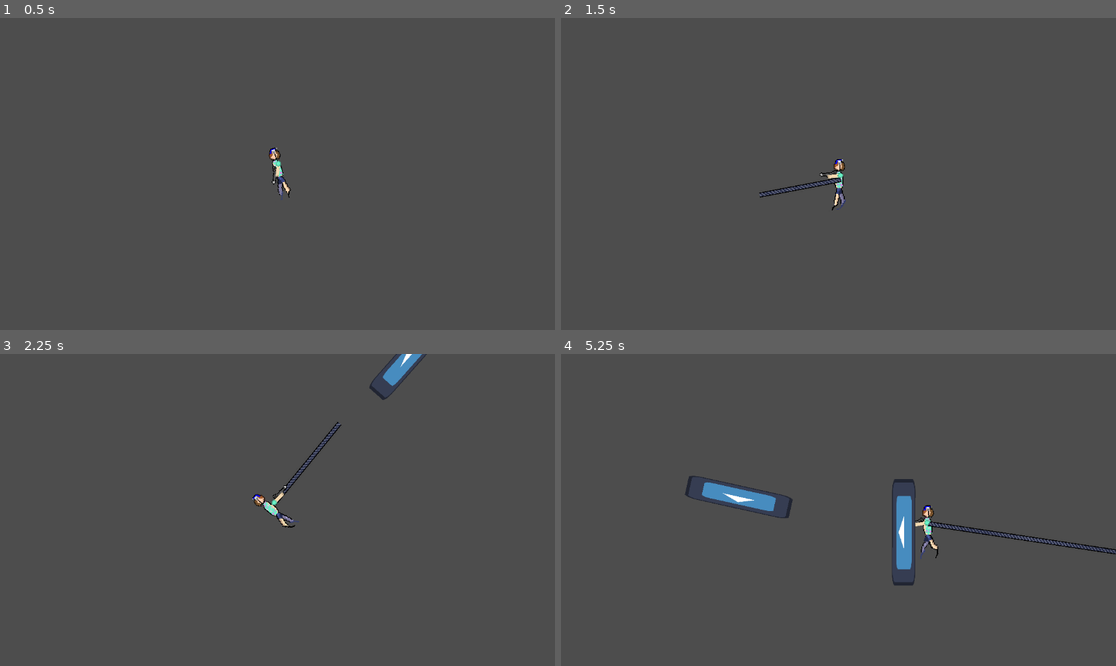
Above: before the commit, frames 1-4 (two rows, left to right).
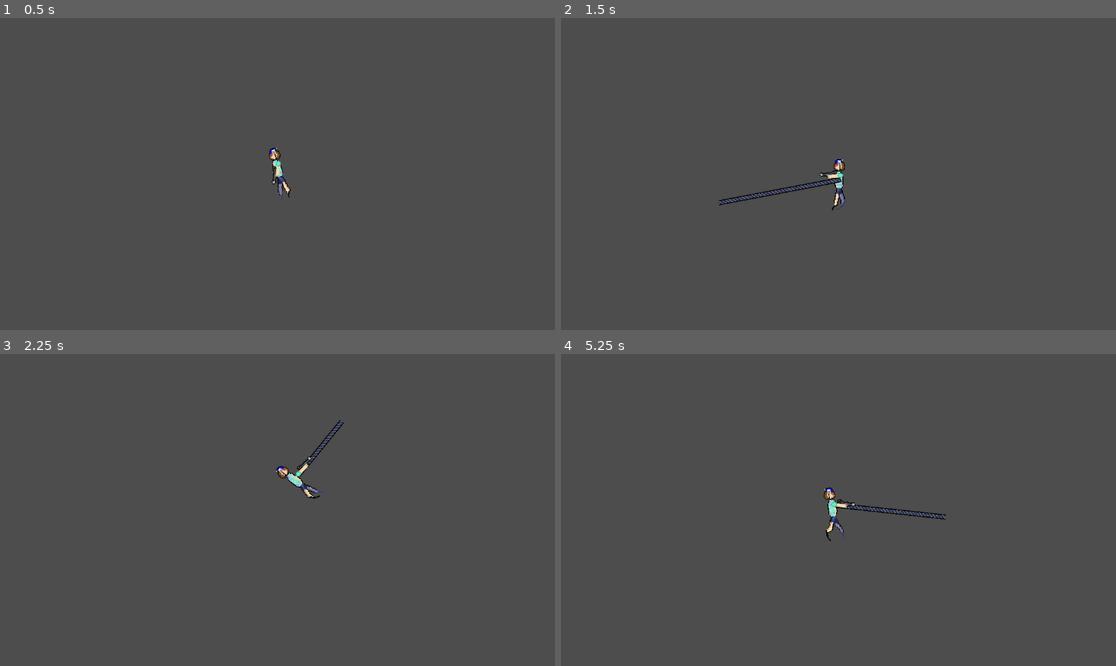
Above: after the commit, the same moments.

Repository: Zeonthestupid/ijustfellonthegame
Game: Godot game, scene res://character/player_scene.tscn
Two runs of this game, one before a commit and one after it. Both use one fixed random seed, a clock stepped at 60 frames per second and the inputs below. The engine's default icon, where the game draws it, is replaced by a stand-in: a white triangle on a blue panel in a dark square.
Inputs (mouse positions are in pixels of both pictures, inside the frame that each line leads up to):
- Up to frame 1 (0.5 s): no input
- Up to frame 2 (1.5 s): move the mouse to (960, 158) at 0.52 s; hold D (player_right) 0.53-1.28 s; hold R (hook) 0.53-1.28 s; move the mouse to (727, 189) at 1.27 s; hold S (player_down) from 1.28 s (still down); tap R (hook) at 1.35 s
- Up to frame 3 (2.25 s): move the mouse to (333, 441) at 2.02 s; release S (player_down) at 2.03 s; hold D (player_right) from 2.03 s (still down); hold R (hook) from 2.03 s (still down); click (333, 441) at 2.1 s
- Up to frame 4 (5.25 s): move the mouse to (810, 572) at 2.77 s; release D (player_right) at 2.78 s; release R (hook) at 2.78 s; hold W (player_up) 2.78-3.53 s; tap R (hook) at 2.85, 4.55 s; move the mouse to (1005, 556) at 3.52 s; hold R (hook) 3.53-4.28 s; hold A (player_left) 3.53-5.03 s; move the mouse to (672, 463) at 4.27 s; click (672, 463) at 4.35 s; move the mouse to (866, 510) at 5.02 s; hold S (player_down) from 5.03 s (still down); hold R (hook) from 5.03 s (still down)

Frame 1 is identical in both runs. In frame 2, 0.1% of the frame differs, in the area x 28-36%, y 55-61%; in frame 3, 1.2%; in frame 4, 2.9%, in the area x 22-100%, y 38-75%.

Commit message:
fixed hook and gun

Diff:
--- a/character/Maincharacterscript.gd
+++ b/character/Maincharacterscript.gd
@@ -54,4 +54,7 @@
 
 func _on_sprite_2d_hooked(hooked_position: Variant) -> void:
 	var tween = get_tree().create_tween()
-	tween.tween_property(self, "position", hooked_position, 0.4)
+	var dist = sqrt(pow(hooked_position.y - global_position.y, 2)+pow(hooked_position.x - global_position.x, 2))
+	dist = dist * 0.01
+	print(dist)
+	tween.tween_property(self, "position", hooked_position, 0.2*dist)
--- a/character/player_scene.tscn
+++ b/character/player_scene.tscn
@@ -10,7 +10,8 @@
 
 [node name="CharacterBody2D" parent="." unique_id=286528908 instance=ExtResource("1_oepk2")]
 position = Vector2(1, -1)
-collision_mask = 255
+collision_layer = 2
+collision_mask = 6
 max_speed = 800
 
 [node name="HarpoonGun" parent="CharacterBody2D" unique_id=1783020617 instance=ExtResource("2_58q2e")]
@@ -24,8 +25,8 @@
 
 [node name="StaticBody2D" type="StaticBody2D" parent="." unique_id=1450756317]
 position = Vector2(1, -12)
-collision_layer = 3
-collision_mask = 3
+collision_layer = 7
+collision_mask = 7
 
 [node name="CollisionShape2D" type="CollisionShape2D" parent="StaticBody2D" unique_id=705699294]
 position = Vector2(184, 214)
--- a/grappling hook/pivot.gd
+++ b/grappling hook/pivot.gd
@@ -1,6 +1,6 @@
 extends Node2D
 
-
+var time = 0.0
 func _input(event):
 	if event.is_action_pressed("hook"):
 		look_at(get_global_mouse_position())
--- a/grappling hook/sprite_2d.gd
+++ b/grappling hook/sprite_2d.gd
@@ -13,20 +13,39 @@
 
 func _input(event):
 	if event.is_action_pressed("hook"):
-		interpolate(await check_collision(),0.05)
+
+		interpolate(await check_collision(), 0.02)
+		var dist = cc2()
+		dist = dist * 0.01
 		await get_tree().create_timer(0.05).timeout
-		reverse_interpolate()
+		reverse_interpolate(0.2*dist)
 
-func reverse_interpolate():
-	interpolate(0,0.2)
 
+func reverse_interpolate(x):
+	interpolate(0, x)
+
+func cc2():
+	var collision_point
+	if ray_cast_2d.is_colliding():
+		collision_point = ray_cast_2d.get_collision_point()
+		distance = (global_position - collision_point).length()
+
+		hooked.emit(collision_point)
+
+
+	else:
+		distance = 150
+	return distance
 func check_collision():
 	await get_tree().create_timer(0.1).timeout
 	var collision_point
 	if ray_cast_2d.is_colliding():
 		collision_point = ray_cast_2d.get_collision_point()
 		distance = (global_position - collision_point).length()
+
 		hooked.emit(collision_point)
+
+
 	else:
 		distance = 150
 	return distance
--- a/harpoon_gun/harpoonbullet.gd
+++ b/harpoon_gun/harpoonbullet.gd
@@ -1,7 +1,7 @@
-extends Node2D
+extends RigidBody2D
 @export var speedstuff = 500000
-@export var accelerationfactor = 250
-var SPEED: int = 7000
+@export var accelerationfactor = 90
+var SPEED: int = 5000
 var acceleration = 0
 var time = 0
 # Called when the node enters the scene tree for the first time.
@@ -11,9 +11,9 @@
 
 
 # Called every frame. 'delta' is the elapsed time since the previous frame.
-func _process(delta: float) -> void:
+func _physics_process(delta: float) -> void:
 	time += delta
-	position += transform.x * max(SPEED + acceleration, 0) * delta
+	global_position += transform.x * max(SPEED + acceleration, 0) * delta
 	if acceleration >= -25000:
 		acceleration -= accelerationfactor
 	if time > 10:
--- a/harpoon_gun/harpoonbullet.tscn
+++ b/harpoon_gun/harpoonbullet.tscn
@@ -1,30 +1,13 @@
 [gd_scene format=3 uid="uid://b7c08oe3jc8sg"]
 
-[ext_resource type="Script" uid="uid://du5l4edle3u43" path="res://harpoon_gun/harpoonbullet.gd" id="1_8ush6"]
-[ext_resource type="Texture2D" uid="uid://caibvm7yiaare" path="res://icon.svg" id="2_e37fq"]
+[ext_resource type="PackedScene" uid="uid://ce7quq3k4gytb" path="res://harpoon_gun/hpblt.tscn" id="1_efq8s"]
 
-[sub_resource type="PhysicsMaterial" id="PhysicsMaterial_n3iy0"]
+[sub_resource type="PhysicsMaterial" id="PhysicsMaterial_efq8s"]
 
-[sub_resource type="RectangleShape2D" id="RectangleShape2D_n3iy0"]
+[node name="Node2D" type="Node2D" unique_id=478148135]
 
-[node name="Harpoonbullet" type="Node2D" unique_id=751194654]
-script = ExtResource("1_8ush6")
-
-[node name="Bullet" type="RigidBody2D" parent="." unique_id=1977518614]
-collision_layer = 2
-collision_mask = 2
-mass = 0.001
-physics_material_override = SubResource("PhysicsMaterial_n3iy0")
-gravity_scale = 0.095
-
-[node name="CollisionShape2D" type="CollisionShape2D" parent="Bullet" unique_id=1682080006]
-shape = SubResource("RectangleShape2D_n3iy0")
-
-[node name="Sprite2D" type="Sprite2D" parent="Bullet" unique_id=798826995]
-position = Vector2(0, 4.7683716e-07)
-scale = Vector2(1, 0.21875)
-texture = ExtResource("2_e37fq")
-
-[node name="VisibleOnScreenNotifier2D" type="VisibleOnScreenNotifier2D" parent="Bullet" unique_id=1887314659]
-
-[connection signal="screen_exited" from="Bullet/VisibleOnScreenNotifier2D" to="." method="_on_visible_on_screen_notifier_2d_screen_exited"]
+[node name="RigidBody2D" parent="." unique_id=1518010959 instance=ExtResource("1_efq8s")]
+collision_layer = 5
+collision_mask = 5
+physics_material_override = SubResource("PhysicsMaterial_efq8s")
+lock_rotation = true
--- /dev/null
+++ b/harpoon_gun/hpblt.tscn
@@ -0,0 +1,21 @@
+[gd_scene format=3 uid="uid://ce7quq3k4gytb"]
+
+[ext_resource type="Script" uid="uid://du5l4edle3u43" path="res://harpoon_gun/harpoonbullet.gd" id="1_04lev"]
+[ext_resource type="Texture2D" uid="uid://caibvm7yiaare" path="res://icon.svg" id="2_kj8ee"]
+
+[sub_resource type="RectangleShape2D" id="RectangleShape2D_n3iy0"]
+
+[node name="RigidBody2D" type="RigidBody2D" unique_id=1518010959]
+mass = 0.001
+gravity_scale = 0.0
+script = ExtResource("1_04lev")
+
+[node name="Sprite2D" type="Sprite2D" parent="." unique_id=913645743]
+position = Vector2(0, 4.7683716e-07)
+scale = Vector2(1, 0.21875)
+texture = ExtResource("2_kj8ee")
+
+[node name="VisibleOnScreenNotifier2D" type="VisibleOnScreenNotifier2D" parent="." unique_id=898182457]
+
+[node name="CollisionShape2D" type="CollisionShape2D" parent="." unique_id=1402725876]
+shape = SubResource("RectangleShape2D_n3iy0")
--- /dev/null
+++ b/harpoon_gun/newbul.tscn
@@ -0,0 +1,26 @@
+[gd_scene format=3 uid="uid://dlrd0lf2xfeis"]
+
+[ext_resource type="Script" uid="uid://du5l4edle3u43" path="res://harpoon_gun/harpoonbullet.gd" id="1_mnsmd"]
+[ext_resource type="Texture2D" uid="uid://caibvm7yiaare" path="res://icon.svg" id="2_vn3pg"]
+
+[sub_resource type="PhysicsMaterial" id="PhysicsMaterial_n3iy0"]
+
+[sub_resource type="RectangleShape2D" id="RectangleShape2D_n3iy0"]
+
+[node name="Bullet" type="RigidBody2D" unique_id=2072534323]
+collision_layer = 2
+collision_mask = 2
+mass = 0.001
+physics_material_override = SubResource("PhysicsMaterial_n3iy0")
+gravity_scale = 0.095
+script = ExtResource("1_mnsmd")
+
+[node name="CollisionShape2D" type="CollisionShape2D" parent="." unique_id=278667811]
+shape = SubResource("RectangleShape2D_n3iy0")
+
+[node name="Sprite2D" type="Sprite2D" parent="." unique_id=104551020]
+position = Vector2(0, 4.7683716e-07)
+scale = Vector2(1, 0.21875)
+texture = ExtResource("2_vn3pg")
+
+[node name="VisibleOnScreenNotifier2D" type="VisibleOnScreenNotifier2D" parent="." unique_id=1317106181]
--- a/harpoon_gun/newharpoon.gd
+++ b/harpoon_gun/newharpoon.gd
@@ -1,6 +1,6 @@
 extends Node2D
 
-const BULLET = preload("res://harpoon_gun/harpoonbullet.tscn")
+const BULLET = preload("res://harpoon_gun/hpblt.tscn")
 
 signal harpoon_shot(rotation)
 # Called when the node enters the scene tree for the first time.
--- a/testphys.tscn
+++ b/testphys.tscn
@@ -22,7 +22,3 @@
 
 [node name="CharacterBody2D" parent="." unique_id=286528908 instance=ExtResource("2_dclcb")]
 position = Vector2(70, 0)
-speed_mod = 0.4
-max_speed = 500
-clamping_speed = 0.5
-swim_back = 0.02
